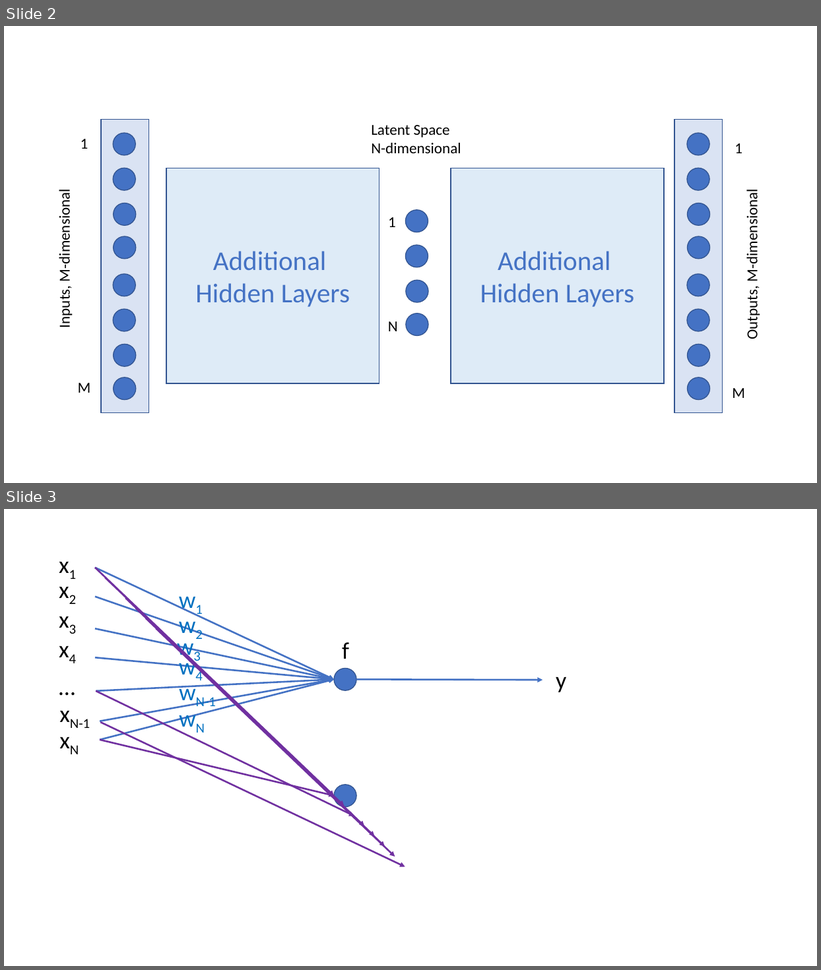
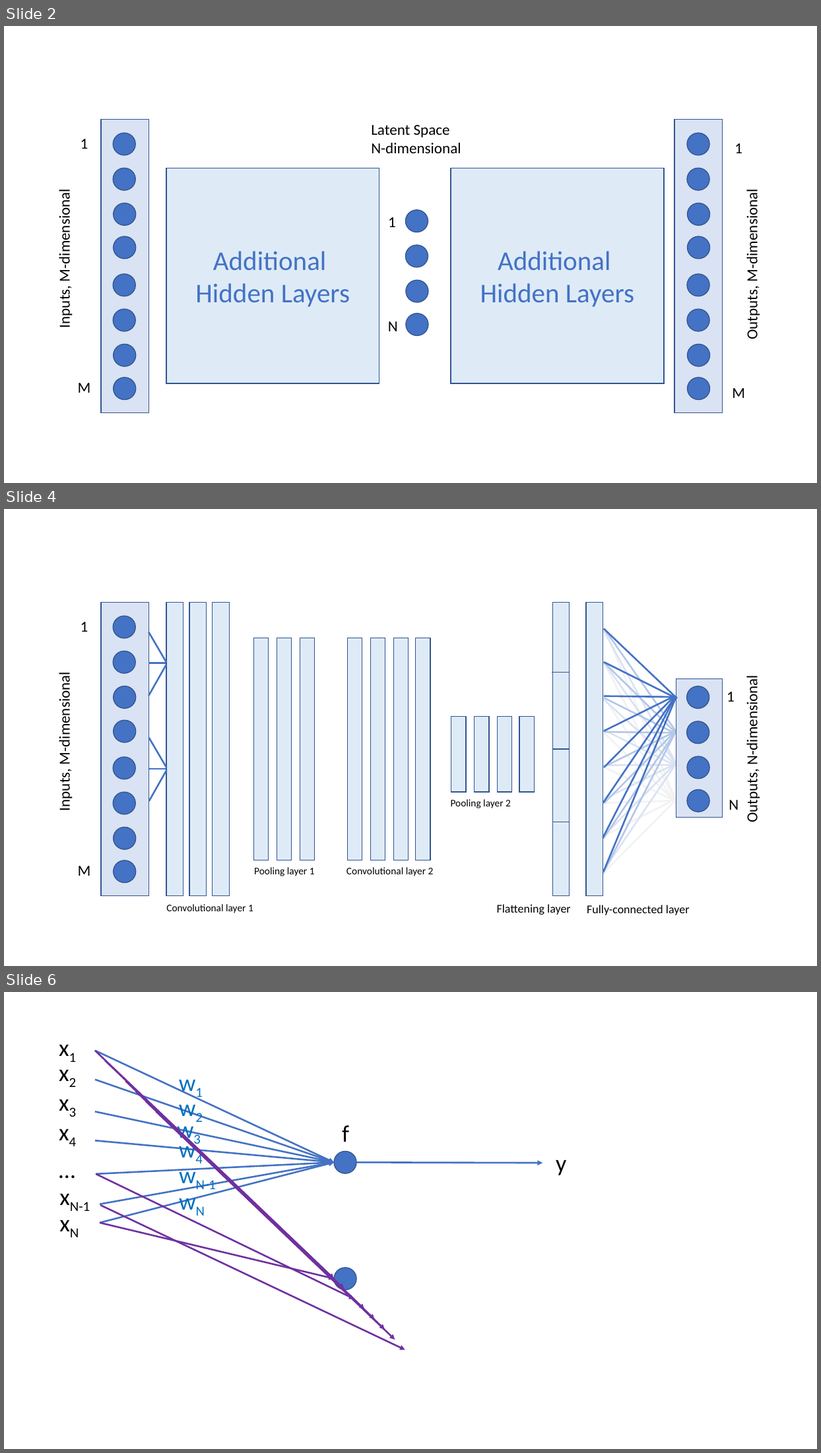
Before and after one commit to tommasoboccali/capitoloMLFisMed, a slide deck: images/artificialneuron.pptx. Shown one above the other, each under a label of ours: slides 2 and 3 before the commit, slides 2, 4 and 6 after it; the slides between them are not shown. The pictures are 821x970 and 821x1453 pixels, drawn with LibreOffice and Linux fonts; fonts in the diff are those of the drawing. Boxes give left, top, right and bottom in pixels: in the first picture for what was removed or moved away, otherwise in the second. Text is boxed around its words. In the diff, an @@ line names an element or a change of style, - is before the commit and + after.

```diff
--- a/images/artificialneuron.pptx
+++ b/images/artificialneuron.pptx
@@ slide 4 added at (4, 509, 817, 966), background #FFFFFF @@
@@ group added at (55, 602, 762, 916): 41 lines, 16 trapezoids, 12 ellipses, 12 texts, 2 rectangles @@
+Inputs, M-dimensional
+1
+M
+Outputs, N-dimensional
+1
+N
+Fully-connected layer
+Convolutional layer 1
+Pooling layer 1
+Pooling layer 2
+Convolutional layer 2
+Flattening layer
@@ what was slide 3 is now slide 6 @@
```
Also in this commit, not shown: 2 other slides added, 3 other files.
